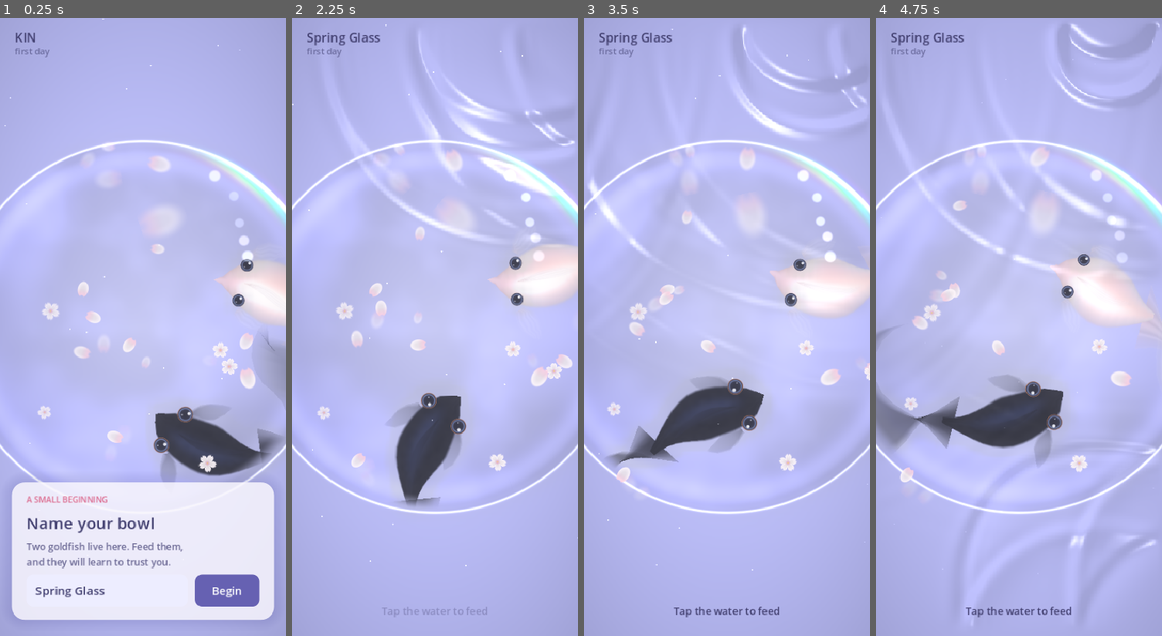
Above: before the commit, frames 1-4 (left to right).
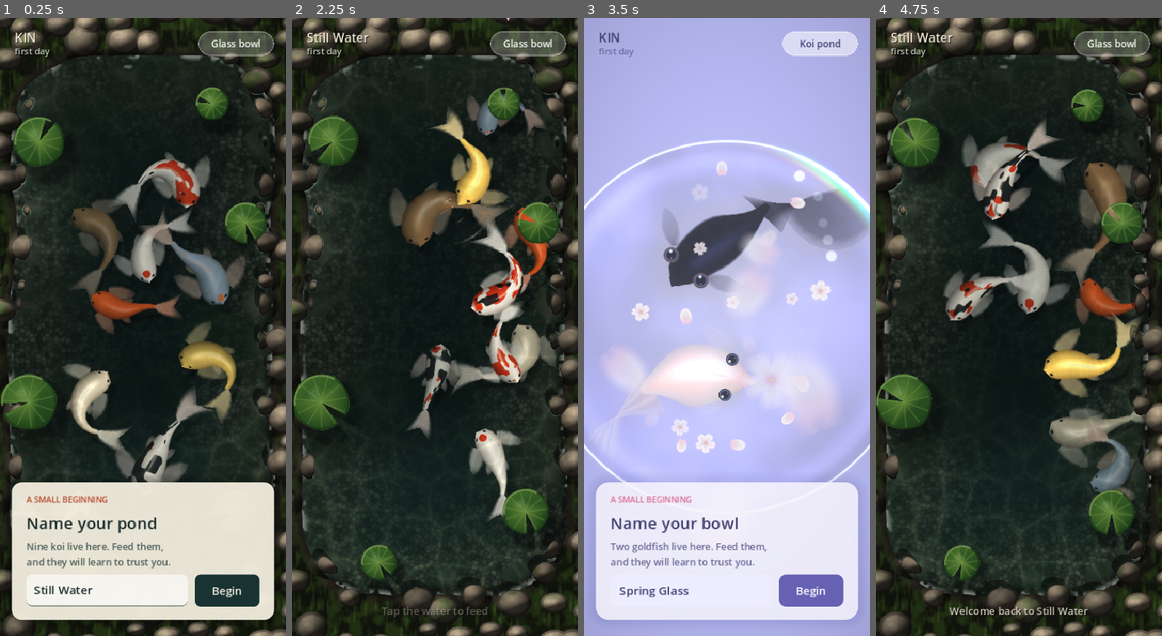
Above: after the commit, the same moments.

Repository: aeiouvcode/kin-living-pond
Game: Godot game, scene res://main.tscn
Same seed, same stepped clock (60 frames per second), same inputs: the game is played once before the commit and once after it.
Inputs (mouse positions are in pixels of both pictures, inside the frame that each line leads up to):
- Up to frame 1 (0.25 s): no input
- Up to frame 2 (2.25 s): click (529, 42) at 0.5 s, where only the run after the commit has a clickable "Glass bowl"; click (529, 42) at 1.25 s, where only the run after the commit has a clickable "Koi pond"; click "Begin" at 2 s
- Up to frame 3 (3.5 s): click (821, 42) at 2.75 s, where only the run after the commit has a clickable "Glass bowl"
- Up to frame 4 (4.75 s): click (1101, 592) at 3.5 s, where only the run after the commit has a clickable "Begin"; click (1113, 42) at 4.25 s, where only the run after the commit has a clickable "Koi pond"

The runs differ from the first frame. In frame 1, 97% of the frame differs, in the area x 0-100%, y 0-100%; in frame 2, 100%; in frame 3, 40%; in frame 4, 100%.

Commit message:
Cycle 5: both koi pond and glass bowl in one build, switch chip, saved choice; state files

Diff:
--- a/godot/main.tscn
+++ b/godot/main.tscn
@@ -1,6 +1,6 @@
 [gd_scene load_steps=2 format=3]
 
-[ext_resource type="Script" path="res://bowl.gd" id="1"]
+[ext_resource type="Script" path="res://root.gd" id="1"]
 
-[node name="Main" type="Node2D"]
+[node name="Root" type="Node"]
 script = ExtResource("1")
--- /dev/null
+++ b/godot/root.gd
@@ -0,0 +1,79 @@
+extends Node
+## KIN root: hosts either the koi pond or the goldfish bowl, with a small
+## chip to switch. The choice is saved locally; nothing leaves the device.
+
+const SCENES = {"pond": preload("res://main.gd"), "bowl": preload("res://bowl.gd")}
+const PREF_PATH = "user://kin_scene.cfg"
+
+var current = "pond"
+var world: Node2D
+var chip: Button
+var layer: CanvasLayer
+
+func _ready() -> void:
+	var cfg = ConfigFile.new()
+	if cfg.load(PREF_PATH) == OK:
+		var s = str(cfg.get_value("kin", "scene", "pond"))
+		if SCENES.has(s):
+			current = s
+	for a in OS.get_cmdline_user_args():
+		if a.begins_with("--scene="):
+			var s2 = a.substr(8)
+			if SCENES.has(s2):
+				current = s2
+	_build_chip()
+	_load_world()
+	get_viewport().size_changed.connect(_place_chip)
+
+func _load_world() -> void:
+	if world:
+		world.queue_free()
+	world = Node2D.new()
+	world.name = "World"
+	world.set_script(SCENES[current])
+	add_child(world)
+	move_child(world, 0)
+	_style_chip()
+
+func _build_chip() -> void:
+	layer = CanvasLayer.new()
+	layer.layer = 20
+	add_child(layer)
+	chip = Button.new()
+	chip.focus_mode = Control.FOCUS_NONE
+	chip.add_theme_font_size_override("font_size", 13)
+	chip.custom_minimum_size = Vector2(104, 34)
+	chip.pressed.connect(_toggle)
+	layer.add_child(chip)
+	_place_chip()
+
+func _style_chip() -> void:
+	# Label names the place you'd go to, so the action is obvious.
+	var to_bowl = current == "pond"
+	chip.text = "Glass bowl" if to_bowl else "Koi pond"
+	var sb = StyleBoxFlat.new()
+	sb.corner_radius_top_left = 17
+	sb.corner_radius_top_right = 17
+	sb.corner_radius_bottom_left = 17
+	sb.corner_radius_bottom_right = 17
+	sb.content_margin_left = 14
+	sb.content_margin_right = 14
+	sb.bg_color = Color(1, 1, 1, 0.22) if to_bowl else Color(1, 1, 1, 0.55)
+	sb.border_color = Color(1, 1, 1, 0.45)
+	sb.set_border_width_all(1)
+	for st in ["normal", "hover", "pressed"]:
+		chip.add_theme_stylebox_override(st, sb)
+	var fc = Color(0.95, 0.97, 0.95) if to_bowl else Color(0.25, 0.24, 0.45)
+	for c in ["font_color", "font_hover_color", "font_pressed_color"]:
+		chip.add_theme_color_override(c, fc)
+
+func _place_chip() -> void:
+	var vs = get_viewport().get_visible_rect().size
+	chip.position = Vector2(vs.x - chip.custom_minimum_size.x - 16, 18)
+
+func _toggle() -> void:
+	current = "bowl" if current == "pond" else "pond"
+	var cfg = ConfigFile.new()
+	cfg.set_value("kin", "scene", current)
+	cfg.save(PREF_PATH)
+	_load_world()
Not shown, added: godot/root.gd.uid
Not shown, changed: godot/CHECKPOINT.md
Not shown, changed: godot/CURRENT_TASK.md
Not shown, changed: godot/HANDOFF.md
